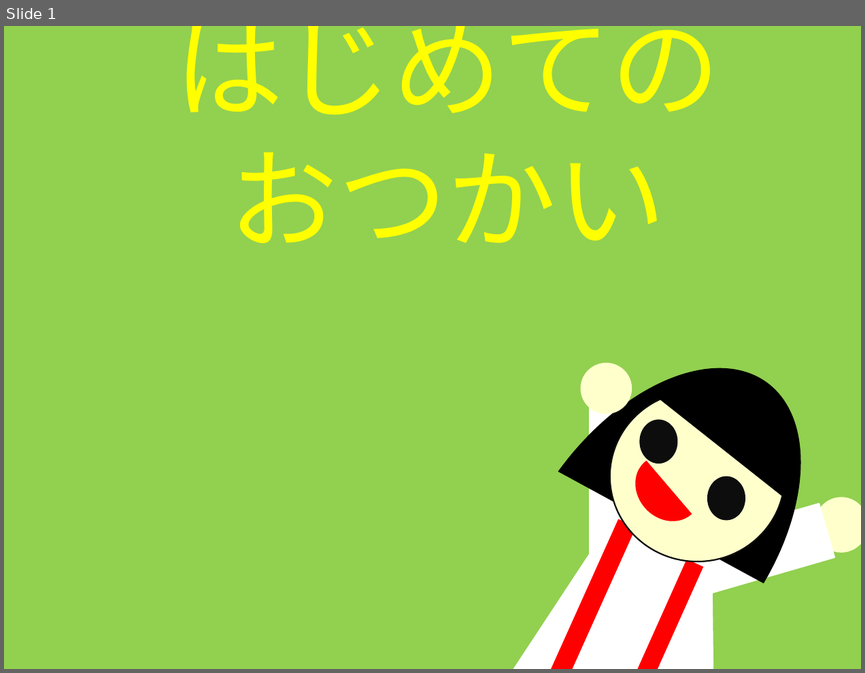
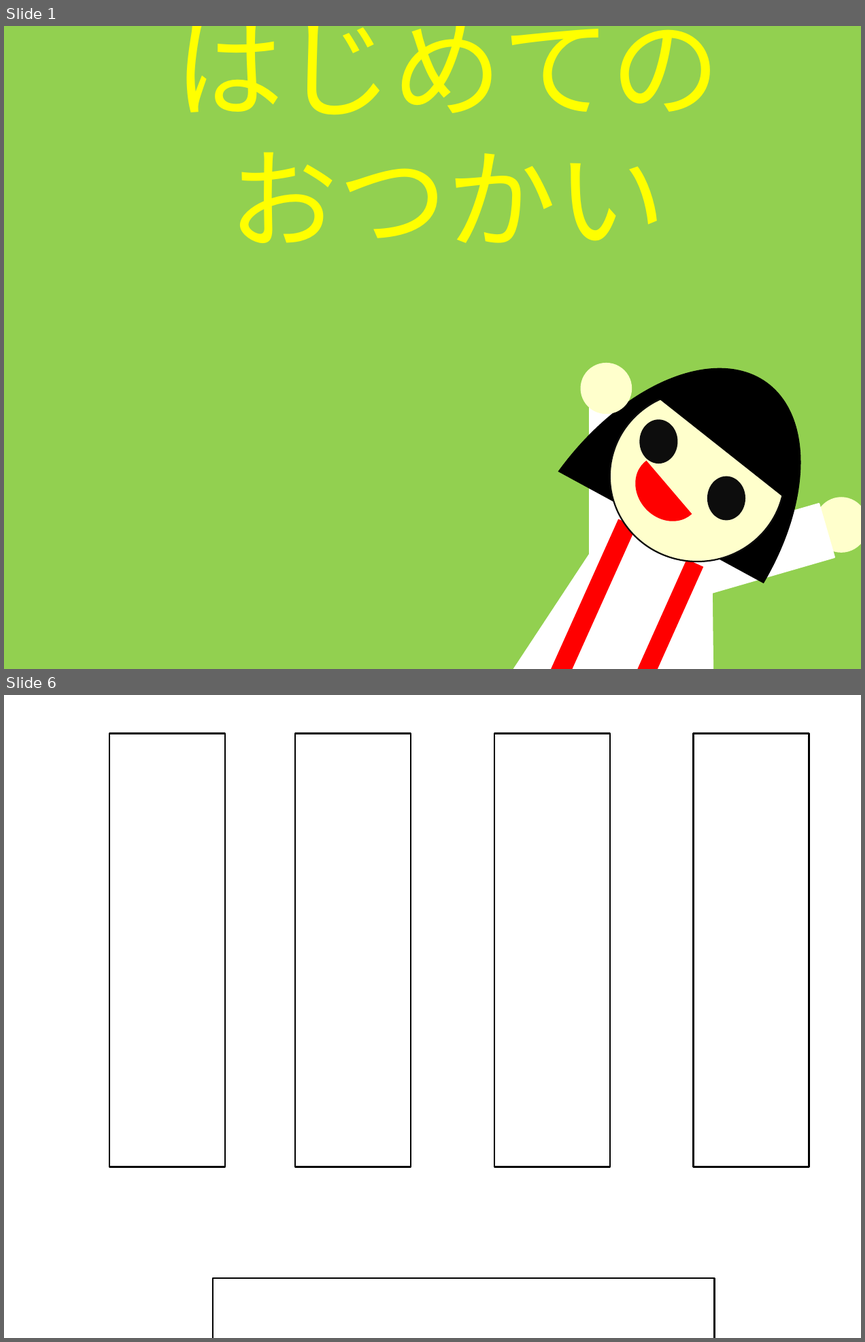
Before and after one commit to EdaHikari/OtsukaiGame, a slide deck: 新規 Microsoft PowerPoint Presentation.pptx. Shown one above the other, each under a label of ours: slide 1 before the commit, slides 1 and 6 after it; the slides between them are not shown. The pictures are 865x673 and 865x1342 pixels, drawn with LibreOffice and Linux fonts; fonts in the diff are those of the drawing. Boxes give left, top, right and bottom in pixels: in the first picture for what was removed or moved away, otherwise in the second. Text is boxed around its words. In the diff, an @@ line names an element or a change of style, - is before the commit and + after.

```diff
--- a/新規 Microsoft PowerPoint Presentation.pptx
+++ b/新規 Microsoft PowerPoint Presentation.pptx
@@ slide 6 added at [4,695,861,1338], background #FFFFFF @@
@@ rectangle added at [109,733,225,1166], fill #FFFFFF, outline #000000 1 pt @@
@@ rectangle added at [295,733,411,1166], fill #FFFFFF, outline #000000 1 pt @@
@@ rectangle added at [494,733,609,1166], fill #FFFFFF, outline #000000 1 pt @@
@@ rectangle added at [694,733,809,1166], fill #FFFFFF, outline #000000 1 pt @@
@@ rectangle added at [213,1278,715,1338], fill #FFFFFF, outline #000000 1 pt @@
```
Also in this commit, not shown: 1 slide changed, 9 other slides added, 46 other files.
